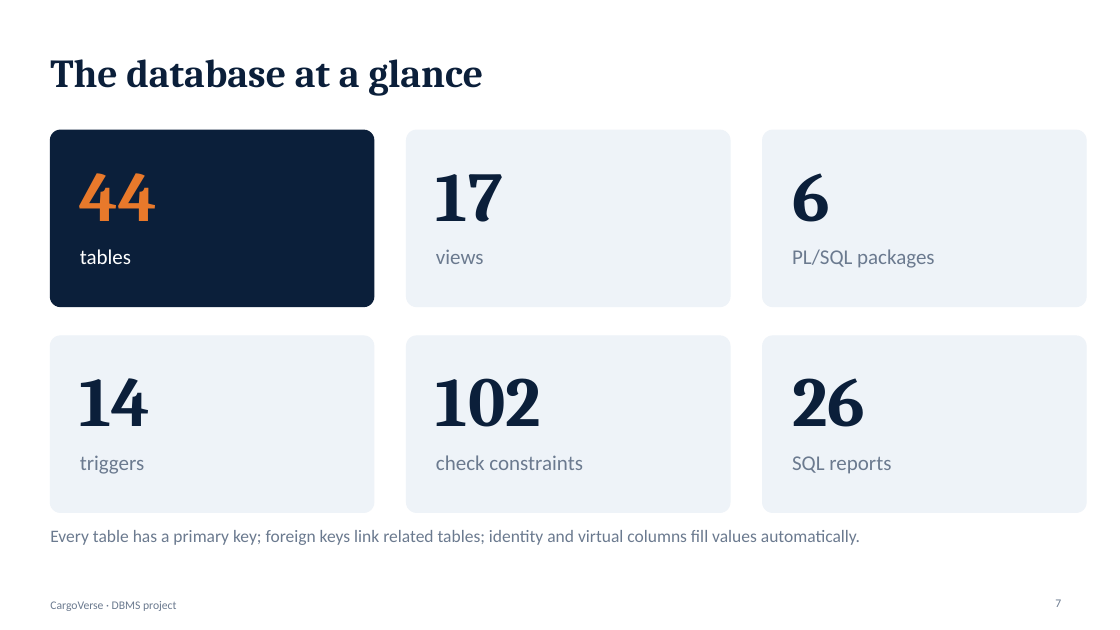
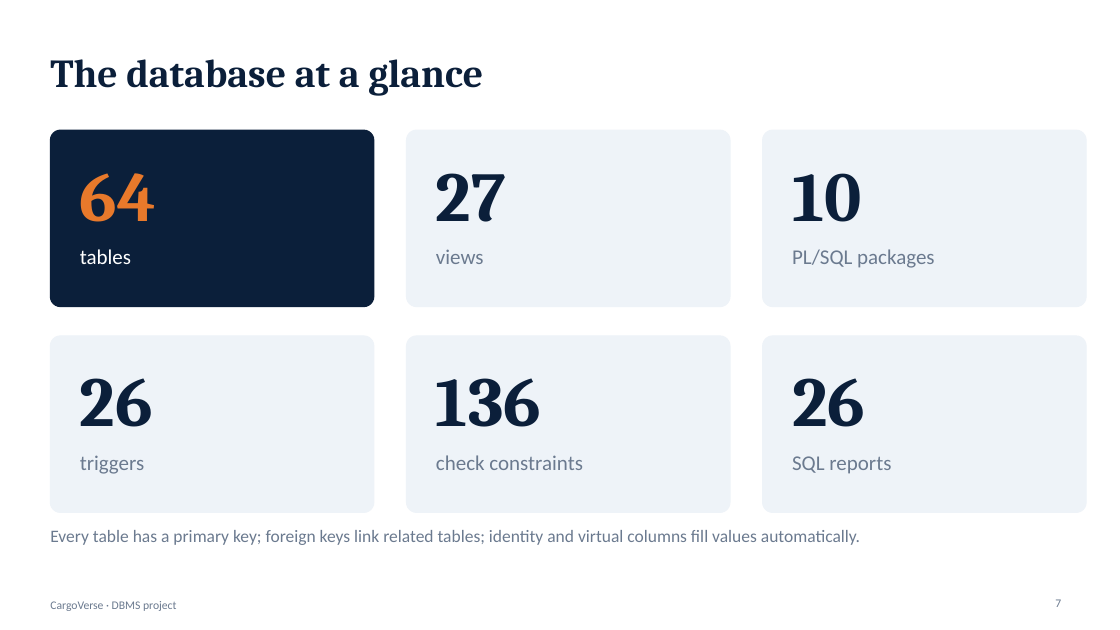
Before and after one commit to Vishal-S007/CargoVerse, a slide deck: slide 7 of docs/CargoVerse-Presentation.pptx. Drawn at 1120x630 pixels with LibreOffice and Linux fonts; fonts in the diff are those of the drawing. Boxes give left, top, right and bottom in pixels: in the first picture for what was removed or moved away, otherwise in the second. Text is boxed around its words. In the diff, an @@ line names an element or a change of style, - is before the commit and + after.

```diff
--- a/docs/CargoVerse-Presentation.pptx
+++ b/docs/CargoVerse-Presentation.pptx
@@ text at [80,173,156,222]: text changed @@
-44
+64
@@ text at [436,173,506,222]: text changed @@
-17
+27
@@ text at [792,173,861,222]: text changed @@
-6
+10
@@ text at [80,378,153,427]: text changed @@
-14
+26
@@ text at [436,378,541,427]: text changed @@
-102
+136
```
Also in this commit, not shown: 5 other slides changed, 3 slides added, 8 other files.
